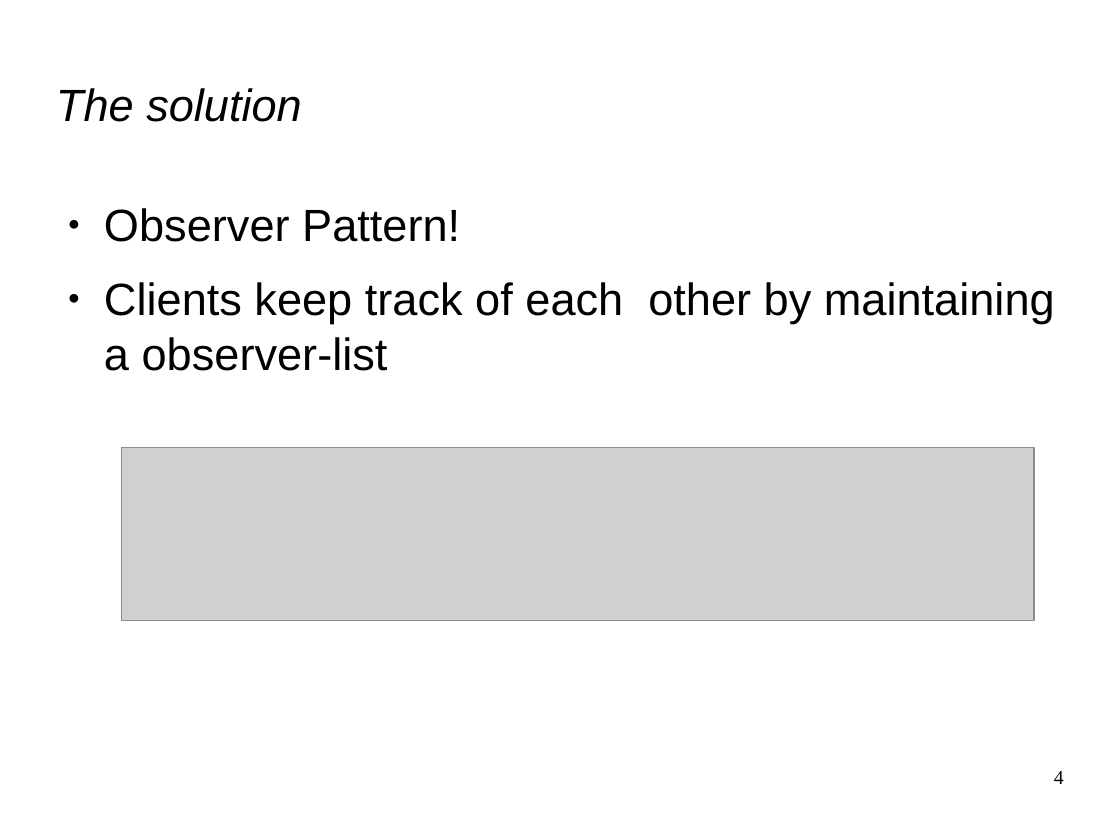
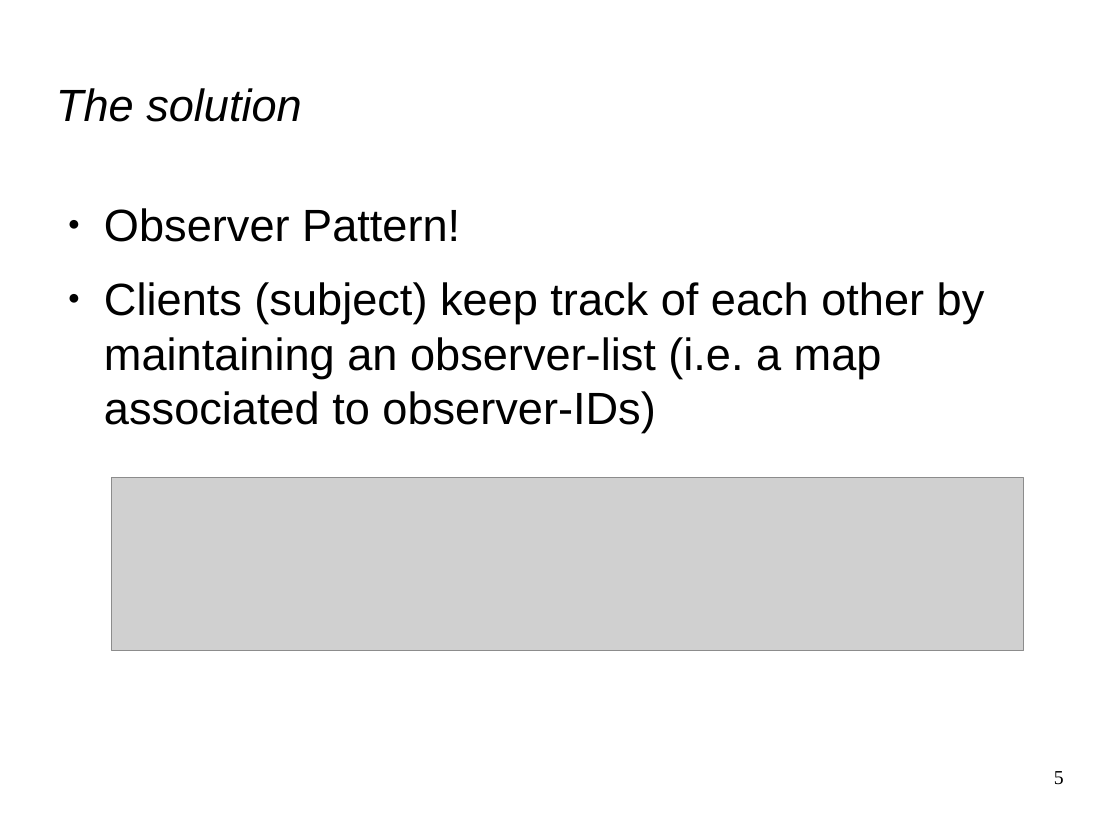
Before and after one commit to phil535/Massive-Multiplayer-Observer, a slide deck: slide 5 of Doc/pres_dp.odp (slide 4 before the commit). Drawn at 1120x840 pixels with LibreOffice and Linux fonts; fonts in the diff are those of the drawing; grey boxes stand for pictures. Boxes give left, top, right and bottom in pixels: in the first picture for what was removed or moved away, otherwise in the second. Text is boxed around its words. In the diff, an @@ line names an element or a change of style, - is before the commit and + after.

```diff
--- a/Doc/pres_dp.odp
+++ b/Doc/pres_dp.odp
@@ text at [104, 282, 985, 432]: text changed @@
-● Clients keep track of each other by maintaining a observer-list
+● Clients (subject) keep track of each other by maintaining an observer-list (i.e. a map associated to observer-IDs)
@@ picture: place and size @@
-picture at [122, 447, 1035, 620]
+picture at [112, 478, 1024, 650]
@@ page number at [1054, 771, 1064, 785]: text changed @@
-4
+5
```
Also in this commit, not shown: 5 other slides changed, 3 slides added.
